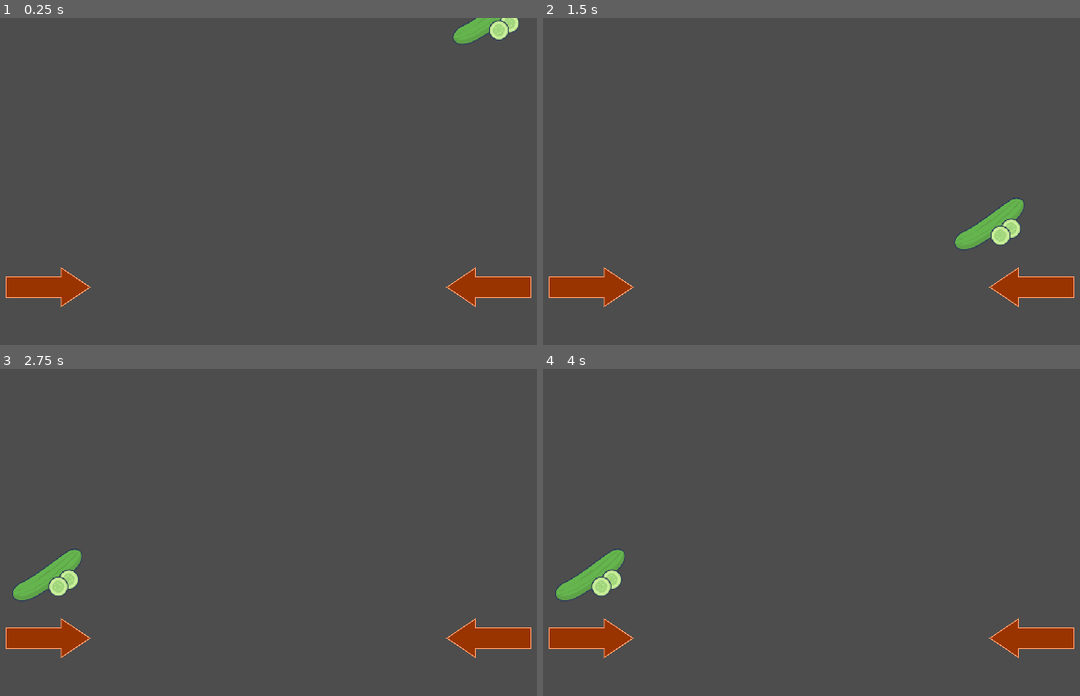
Above: before the commit, frames 1-4 (two rows, left to right).
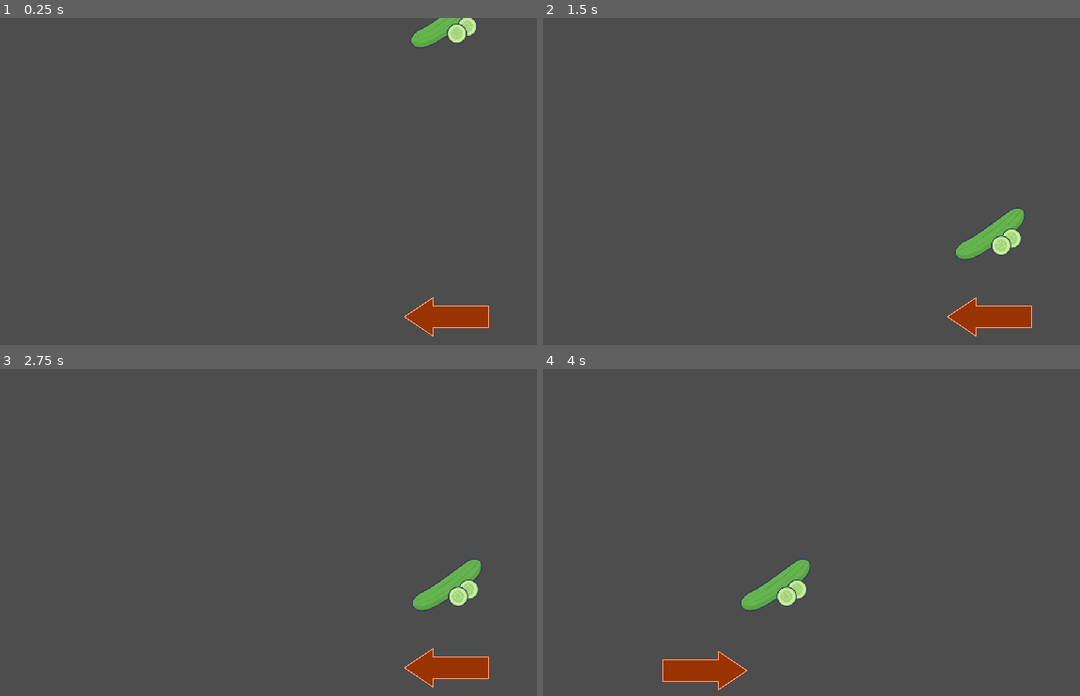
Above: after the commit, the same moments.

Repository: soetgdeznsgk/GGJ24---Fat-Cat-Fest
Game: Godot game, scene res://Escenas/Eventos/pepino/evento_pepino.tscn
Same seed, same stepped clock (60 frames per second), same inputs: the game is played once before the commit and once after it. This scene is started directly instead of the project's main scene.
Inputs (mouse positions are in pixels of both pictures, inside the frame that each line leads up to):
- Up to frame 1 (0.25 s): no input
- Up to frame 2 (1.5 s): tap Enter (ui_accept) at 0.5, 0.77, 1.25 s; move the mouse to (1015, 207) at 0.52 s; hold Right (DerechaPj1) 0.53-1.28 s; tap D (DerechaPj2) at 0.6 s; click (1015, 207) at 0.67 s; tap A (IzquierdaPj2) at 0.8, 1.35 s; move the mouse to (698, 250) at 1.27 s; hold Down (AbajoPj1) from 1.28 s (still down)
- Up to frame 3 (2.75 s): tap Enter (ui_accept) at 1.52 s; tap D (DerechaPj2) at 1.55 s; move the mouse to (381, 486) at 2.02 s; release Down (AbajoPj1) at 2.03 s; hold Right (DerechaPj1) from 2.03 s (still down); tap S (AbajoPj2) at 2.1 s; tap A (IzquierdaPj2) at 2.3 s
- Up to frame 4 (4 s): move the mouse to (811, 663) at 2.77 s; release Right (DerechaPj1) at 2.78 s; hold Up (ArribaPj1) 2.78-3.53 s; tap W (ArribaPj2) at 2.85 s; click (811, 663) at 2.92 s; tap Enter (ui_accept) at 3.02, 3.5, 3.77 s; tap D (DerechaPj2) at 3.05, 3.6 s; move the mouse to (1074, 643) at 3.52 s; hold Left (IzquierdaPj1) from 3.53 s (still down); tap A (IzquierdaPj2) at 3.8 s

The runs differ from the first frame. In frame 1, 4.3% of the frame differs, in the area x 1-99%, y 0-98%; in frame 2, 4.2%; in frame 3, 5.2%; in frame 4, 5.2%, in the area x 1-99%, y 54-99%.

Commit message:
pepino ajuste
pepino

Diff:
--- a/Escenas/Eventos/pepino/evento_pepino.gd
+++ b/Escenas/Eventos/pepino/evento_pepino.gd
@@ -1,6 +1,9 @@
 extends Node2D
 
 @onready var anim = $AnimationPlayer
+@onready var arrowp1 = $arrowP1
+@onready var arrowp2 = $arrowP2
+
 var bombPos = null
 enum {LEFT,RIGHT}
 var speed = 0.6
@@ -11,21 +14,28 @@
 		# Play your animation
 		anim.play("spawn_left")
 		bombPos = LEFT
+		arrowp2.visible=false
+		arrowp1.visible=true
 	else:
 		# Do something else or don't play the animation
 		anim.play("spawn_right")
 		bombPos = RIGHT
+		arrowp1.visible=false
+		arrowp2.visible=true
 
 func _physics_process(_delta: float) -> void:
-
-	if Input.is_action_just_pressed("DerechaPj1") and bombPos==LEFT and !anim.is_playing():
+	if Input.is_action_just_pressed("DerechaPj2") and bombPos==LEFT and !anim.is_playing():
 		anim.play("swipe_right", -1 ,randf_range(0,1) + speed)
 		bombPos=RIGHT
 		speed += 0.2
-	if Input.is_action_just_pressed("IzquierdaPj2") and bombPos==RIGHT and !anim.is_playing():
+		arrowp1.visible=false
+		arrowp2.visible=true
+	if Input.is_action_just_pressed("IzquierdaPj1") and bombPos==RIGHT and !anim.is_playing():
 		anim.play("swipe_left" ,-1 ,randf_range(0,1) + speed)
 		bombPos=LEFT
 		speed += 0.2
+		arrowp2.visible=false
+		arrowp1.visible=true
 
 func _on_timer_final_evento_timeout():
 	var ganador
--- a/Escenas/Eventos/pepino/evento_pepino.tscn
+++ b/Escenas/Eventos/pepino/evento_pepino.tscn
@@ -1,6 +1,7 @@
-[gd_scene load_steps=11 format=3 uid="uid://c6s322jcilwwp"]
+[gd_scene load_steps=12 format=3 uid="uid://c6s322jcilwwp"]
 
 [ext_resource type="Script" path="res://Escenas/Eventos/pepino/evento_pepino.gd" id="1_8qjqu"]
+[ext_resource type="Texture2D" uid="uid://cpifiwycfnlxs" path="res://Sprites/Fondos/mesa.png" id="2_71fcx"]
 [ext_resource type="Texture2D" uid="uid://bwiga5soldwi" path="res://Sprites/QuickTimeEvent/PepinoBomba.png" id="2_874eh"]
 [ext_resource type="Texture2D" uid="uid://bsfarbyogdekf" path="res://Sprites/Comandos/FlechaDerecha.png" id="3_i6pxy"]
 [ext_resource type="Texture2D" uid="uid://8ghf3slrnybo" path="res://Sprites/Comandos/FlechaIzquierda.png" id="4_4vkfi"]
@@ -44,7 +45,7 @@
 "times": PackedFloat32Array(0, 0.6, 0.8),
 "transitions": PackedFloat32Array(2, 0.1, 1),
 "update": 0,
-"values": [Vector2(212, -61), Vector2(212, 350), Vector2(212, 375)]
+"values": [Vector2(419, -61), Vector2(412, 385), Vector2(411, 393)]
 }
 tracks/1/type = "value"
 tracks/1/imported = false
@@ -83,7 +84,7 @@
 "times": PackedFloat32Array(0, 0.6, 0.8),
 "transitions": PackedFloat32Array(2, 0.1, 1),
 "update": 0,
-"values": [Vector2(1012, -61), Vector2(1012, 350), Vector2(1012, 375)]
+"values": [Vector2(935, -61), Vector2(938, 390), Vector2(938, 393)]
 }
 tracks/1/type = "value"
 tracks/1/imported = false
@@ -112,6 +113,7 @@
 
 [sub_resource type="Animation" id="Animation_bm7vc"]
 resource_name = "swipe_left"
+length = 0.7
 tracks/0/type = "value"
 tracks/0/imported = false
 tracks/0/enabled = true
@@ -119,14 +121,15 @@
 tracks/0/interp = 1
 tracks/0/loop_wrap = true
 tracks/0/keys = {
-"times": PackedFloat32Array(0, 1),
-"transitions": PackedFloat32Array(1, 1),
+"times": PackedFloat32Array(0, 0.7),
+"transitions": PackedFloat32Array(0.5, 1),
 "update": 0,
-"values": [Vector2(1012, 375), Vector2(212, 375)]
+"values": [Vector2(935, 393), Vector2(419, 393)]
 }
 
 [sub_resource type="Animation" id="Animation_hr30r"]
 resource_name = "swipe_right"
+length = 0.7
 tracks/0/type = "value"
 tracks/0/imported = false
 tracks/0/enabled = true
@@ -134,10 +137,10 @@
 tracks/0/interp = 1
 tracks/0/loop_wrap = true
 tracks/0/keys = {
-"times": PackedFloat32Array(0, 1),
+"times": PackedFloat32Array(0, 0.7),
 "transitions": PackedFloat32Array(0.5, 1),
 "update": 0,
-"values": [Vector2(212, 375), Vector2(1012, 375)]
+"values": [Vector2(419, 393), Vector2(935, 393)]
 }
 
 [sub_resource type="AnimationLibrary" id="AnimationLibrary_wb75p"]
@@ -152,9 +155,17 @@
 [node name="EventoPepino" type="Node2D"]
 script = ExtResource("1_8qjqu")
 
+[node name="Mesa" type="Sprite2D" parent="."]
+visible = false
+position = Vector2(-3, 14)
+scale = Vector2(0.712, 0.712)
+texture = ExtResource("2_71fcx")
+centered = false
+
 [node name="SprBomba" type="Sprite2D" parent="."]
 visible = false
 position = Vector2(212, 375)
+scale = Vector2(1, 0.804688)
 texture = ExtResource("2_874eh")
 
 [node name="AnimationPlayer" type="AnimationPlayer" parent="."]
@@ -167,13 +178,14 @@
 one_shot = true
 
 [node name="arrowP1" type="Sprite2D" parent="."]
-position = Vector2(212, 490)
+position = Vector2(419, 549)
 scale = Vector2(0.2, 0.2)
 texture = ExtResource("3_i6pxy")
 
 [node name="arrowP2" type="Sprite2D" parent="."]
-position = Vector2(1012, 490)
+position = Vector2(935, 544)
 scale = Vector2(0.2, 0.2)
 texture = ExtResource("4_4vkfi")
 
+[connection signal="animation_finished" from="AnimationPlayer" to="." method="_on_animation_player_animation_finished"]
 [connection signal="timeout" from="TimerFinalEvento" to="." method="_on_timer_final_evento_timeout"]
--- a/Escenas/Maingame/Publico/GatosPublico.gd
+++ b/Escenas/Maingame/Publico/GatosPublico.gd
@@ -37,7 +37,7 @@
 		catInstance.position.x = catXPositions[i]
 
 		# Generate a random Y position within the range of -5 to 5 from a base Y position
-		catInstance.position.y = randi_range(763, 771)
+		catInstance.position.y = randi_range(770, 780)
 
 		# Add the cat to the scene
 		add_child(catInstance)
